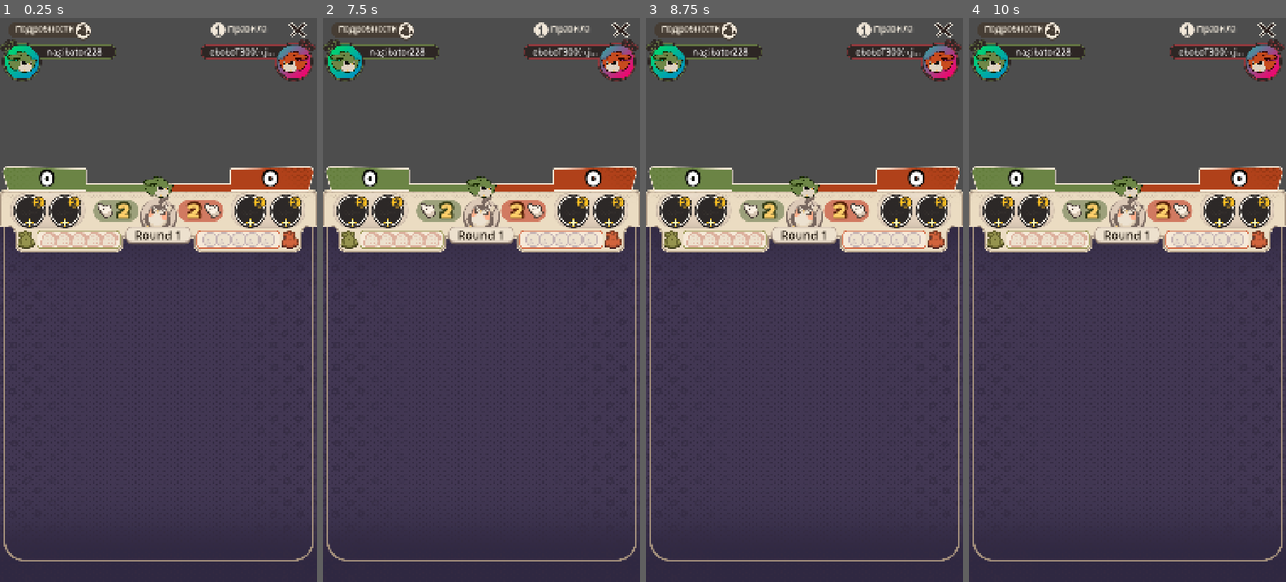
Above: before the commit, frames 1-4 (left to right).
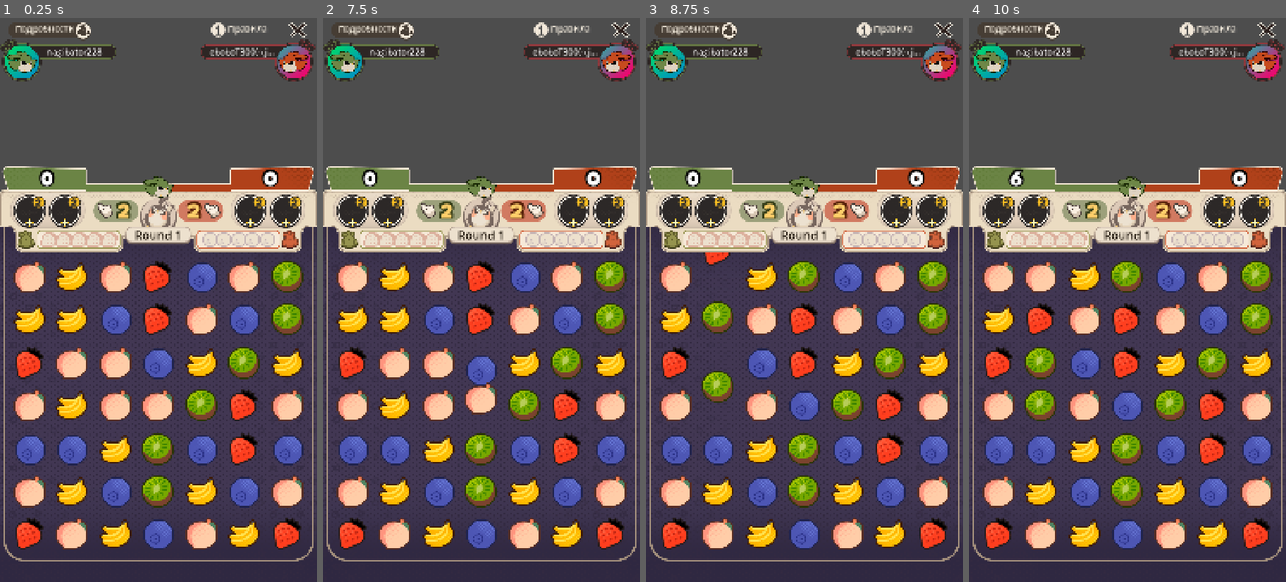
Above: after the commit, the same moments.

Repository: kakachaDev/origami-battle-godot
Game: Godot game, scene res://Assets/Scenes/game.tscn
Two runs of this game, one before a commit and one after it. Both use one fixed random seed, a clock stepped at 60 frames per second and the inputs below.
Inputs (mouse positions are in pixels of both pictures, inside the frame that each line leads up to):
- Up to frame 1 (0.25 s): no input
- Up to frame 2 (7.5 s): click "Правила" at 0.5 s; click "Подробности" at 1.25 s; click (354, 209) at 2.02 s; click "Правила" at 2.75 s; click "Подробности" at 3.5 s; click (354, 209) at 4.27 s; click "Правила" at 5 s; click "Подробности" at 5.75 s; click (354, 209) at 6.52 s; tap Enter at 7.25 s; drag from (481, 407) to (513, 175) at 7.27 s
- Up to frame 3 (8.75 s): drag from (741, 328) to (788, 412) at 8.02 s
- Up to frame 4 (10 s): move the mouse to (1159, 175) at 8.77 s; click (1159, 175) at 8.92 s; drag from (1111, 412) to (1032, 215) at 9.52 s

The runs differ from the first frame. In frame 1, 20% of the frame differs, in the area x 4-96%, y 43-95%; in frame 2, 20%; in frame 3, 19%; in frame 4, 20%, in the area x 4-96%, y 26-95%.
Error before the commit: Parse Error: Cannot infer the type of "root_a" variable because the value doesn't have a set type. (res://Assets/Scripts/BoardState.gd:149)

Commit message:
Fix BoardState.gd parse errors: explicit types for untyped Array elements
GDScript 4 cannot infer types from untyped Array element access with :=.
Added explicit int/Dictionary annotations on root_a, root_b, root, run, mod.

Diff:
--- a/Assets/Scripts/BoardState.gd
+++ b/Assets/Scripts/BoardState.gd
@@ -146,11 +146,11 @@
 	for pos in pos_to_runs:
 		var indices: Array = pos_to_runs[pos]
 		if indices.size() > 1:
-			var root_a := indices[0]
+			var root_a: int = indices[0]
 			while parent[root_a] != root_a:
 				root_a = parent[root_a]
 			for i in range(1, indices.size()):
-				var root_b := indices[i]
+				var root_b: int = indices[i]
 				while parent[root_b] != root_b:
 					root_b = parent[root_b]
 				if root_a != root_b:
@@ -164,7 +164,7 @@
 
 	var root_to_runs: Dictionary = {}
 	for i in raw_runs.size():
-		var root := parent[i]
+		var root: int = parent[i]
 		if not root_to_runs.has(root):
 			root_to_runs[root] = []
 		root_to_runs[root].append(i)
@@ -219,7 +219,7 @@
 						longest_run = raw_runs[ri].positions
 				spawn_pos = longest_run[longest_run.size() / 2]
 		elif total == 4:
-			var run := raw_runs[run_indices[0]]
+			var run: Dictionary = raw_runs[run_indices[0]]
 			spawn_pos = run.positions[run.positions.size() / 2]
 			spawn_type = SPAWN_BOMB_LR if run.dir == "H" else SPAWN_BOMB_UD
 
@@ -299,7 +299,7 @@
 	while i < frontier.size():
 		var pos: Vector2i = frontier[i]
 		i += 1
-		var mod := modifier_grid[pos.x][pos.y]
+		var mod: int = modifier_grid[pos.x][pos.y]
 		var new_positions: Array[Vector2i] = []
 		if mod == MOD_BOMB_LR:
 			new_positions = get_bomb_lr_positions(pos.x)
